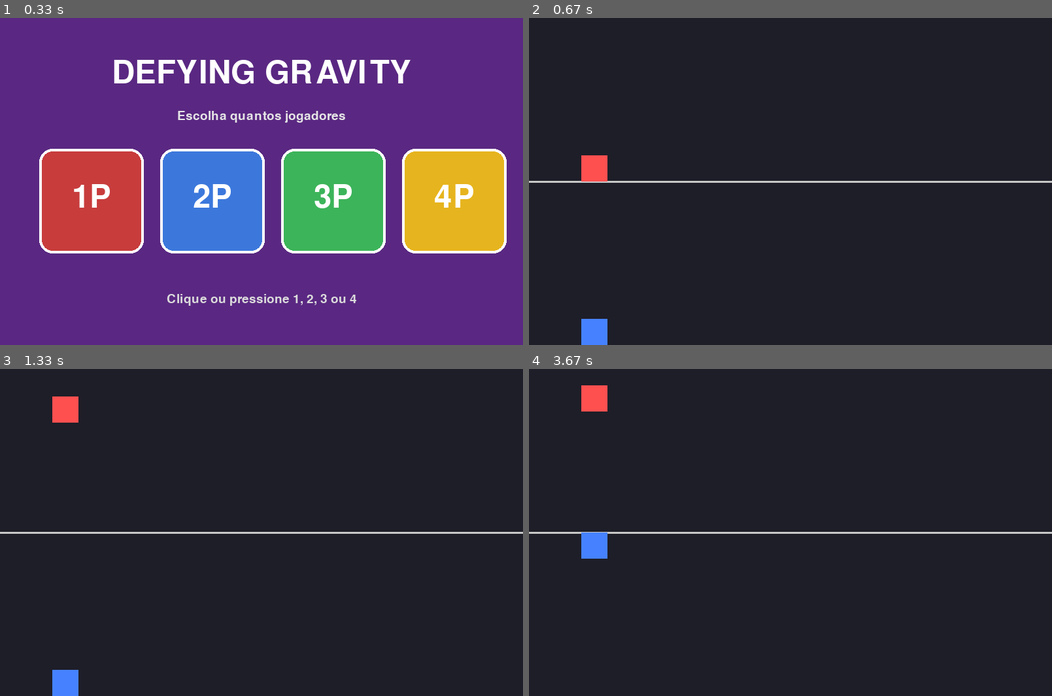
Above: before the commit, frames 1-4 (two rows, left to right).
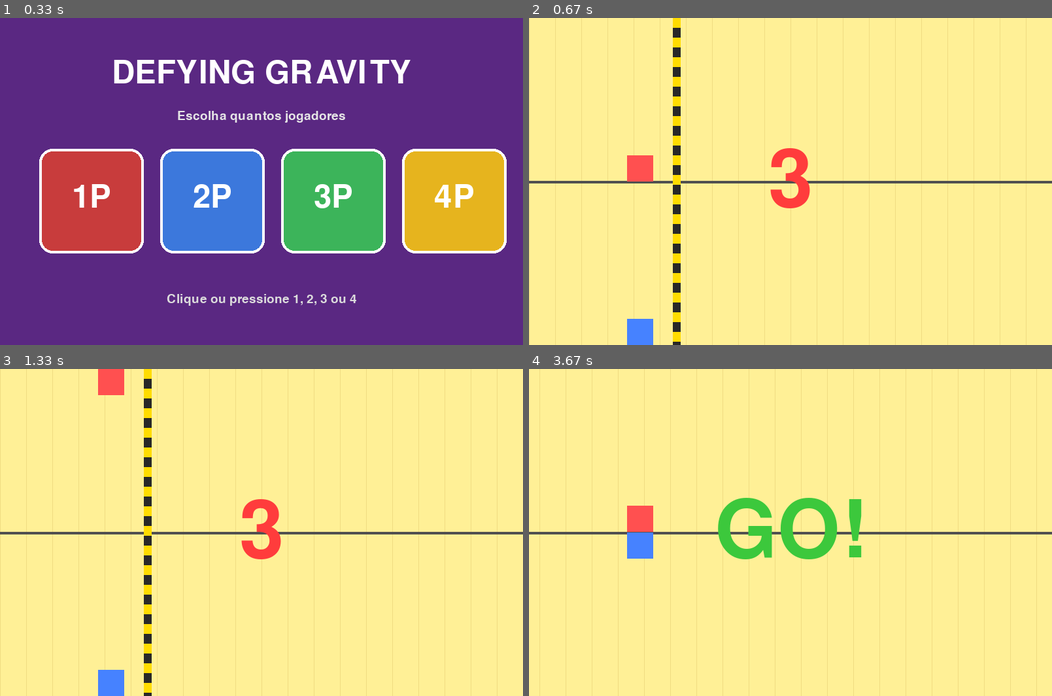
Above: after the commit, the same moments.

Repository: leomarsolla/pygameleomarcondes
Game: pygame game, started from jogo.py
Same seed, same stepped clock (60 frames per second), same inputs: the game is played once before the commit and once after it.
Inputs (mouse positions are in pixels of both pictures, inside the frame that each line leads up to):
- Up to frame 1 (0.33 s): no input
- Up to frame 2 (0.67 s): click (790, 181) at 0.38 s
- Up to frame 3 (1.33 s): tap Space at 0.67, 1.07 s
- Up to frame 4 (3.67 s): tap Space at 1.37, 1.9, 2.2, 2.97, 3.63 s; tap W at 1.98 s; click (717, 463) at 3.28 s

Frame 1 is identical in both runs. In frame 2, 99% of the frame differs, in the area x 0-100%, y 0-100%; in frame 3, 99%; in frame 4, 100%.

Commit message:
parede bloqueadora no comeco + aumento das velocidades + countdown + fundo ruim

Diff:
--- a/jogo.py
+++ b/jogo.py
@@ -24,6 +24,9 @@
 
 KEY_NAMES = ['SPACE', 'W', 'O', 'UP']
 
+SCROLL_SPEED = 8
+LANE_LINES_LENGTH = 1200
+
 class Player(pygame.sprite.Sprite):
     def __init__(self, player_id, color, flip_key, lane_top, lane_bottom):
         pygame.sprite.Sprite.__init__(self)
@@ -32,12 +35,13 @@
         self.flip_key = flip_key
         self.lane_top = lane_top
         self.lane_bottom = lane_bottom
+        self.locked_lane = True
 
         self.image = pygame.Surface((40, 40))
         self.image.fill(color)
         self.rect = self.image.get_rect()
 
-        self.rect.x = 80
+        self.rect.x = 150
         self.rect.bottom = lane_bottom
 
         self.vel_y = 0
@@ -52,17 +56,24 @@
             self.on_ground = False
 
     def update(self, other_players):
-        self.vel_y += 0.8 * self.gravity_dir
+        self.vel_y += 1.2 * self.gravity_dir
         self.rect.y += self.vel_y
 
         landed = False
 
-        if self.rect.bottom >= self.lane_bottom:
-            self.rect.bottom = self.lane_bottom
+        if self.locked_lane:
+            top_limit = self.lane_top
+            bottom_limit = self.lane_bottom
+        else:
+            top_limit = 0
+            bottom_limit = HEIGHT
+
+        if self.rect.bottom >= bottom_limit:
+            self.rect.bottom = bottom_limit
             self.vel_y = 0
             landed = True
-        if self.rect.top <= self.lane_top:
-            self.rect.top = self.lane_top
+        if self.rect.top <= top_limit:
+            self.rect.top = top_limit
             self.vel_y = 0
             landed = True
 
@@ -79,11 +90,14 @@
 
         self.on_ground = landed
 
+
 clock = pygame.time.Clock()
 FPS = 30
 font_big = pygame.font.SysFont(None, 72)
+font_huge = pygame.font.SysFont(None, 180)
 font_med = pygame.font.SysFont(None, 42)
 font_small = pygame.font.SysFont(None, 28)
+
 
 def menu_selecao():
     selecionando = True
@@ -149,6 +163,7 @@
 
     return num
 
+
 num_players = menu_selecao()
 
 all_sprites = pygame.sprite.Group()
@@ -162,6 +177,15 @@
     all_sprites.add(p)
     players.add(p)
 
+
+barrier_x = 220
+barrier_active = True
+countdown_start = pygame.time.get_ticks()
+COUNTDOWN_DURATION = 3000
+scrolling = False
+bg_offset = 0
+lane_lines_end = barrier_x + LANE_LINES_LENGTH
+
 game = True
 
 while game:
@@ -175,18 +199,51 @@
                 if event.key == player.flip_key:
                     player.flip_gravity()
 
+    elapsed = pygame.time.get_ticks() - countdown_start
+    if barrier_active and elapsed >= COUNTDOWN_DURATION:
+        barrier_active = False
+        scrolling = True
+
     for player in players:
         player.update(players)
-
-    window.fill((30, 30, 40))
-
-    for i in range(1, num_players):
-        y = i * lane_height
-        pygame.draw.line(window, (200, 200, 200), (0, y), (WIDTH, y), 3)
-
-    for sprite in all_sprites:
+        if barrier_active and player.rect.right > barrier_x:
+            player.rect.right = barrier_x
+
+    if scrolling:
+        bg_offset = (bg_offset + SCROLL_SPEED) % 40
+        lane_lines_end -= SCROLL_SPEED
+
+        for player in players:
+            if player.locked_lane and lane_lines_end <= player.rect.right:
+                player.locked_lane = False
+
+    window.fill((255, 240, 150))
+
+    for x in range(-40, WIDTH + 40, 40):
+        pygame.draw.line(window, (240, 220, 130), (x - bg_offset, 0), (x - bg_offset, HEIGHT), 1)
+
+    if lane_lines_end > 0:
+        for i in range(1, num_players):
+            y = i * lane_height
+            pygame.draw.line(window, (80, 80, 80), (0, y), (lane_lines_end, y), 4)
+
+    if barrier_active:
+        pygame.draw.rect(window, (40, 40, 40), (barrier_x, 0, 12, HEIGHT))
+        for stripe_y in range(0, HEIGHT, 30):
+            pygame.draw.rect(window, (255, 220, 0), (barrier_x, stripe_y, 12, 15))
+
+    for sprite in players:
         window.blit(sprite.image, sprite.rect)
 
+    if barrier_active:
+        secs_left = (COUNTDOWN_DURATION - elapsed) // 1000 + 1
+        if secs_left > 0:
+            num_text = font_huge.render(str(secs_left), True, (255, 60, 60))
+            window.blit(num_text, (WIDTH // 2 - num_text.get_width() // 2, HEIGHT // 2 - num_text.get_height() // 2))
+    elif elapsed < COUNTDOWN_DURATION + 800:
+        go_text = font_huge.render('GO!', True, (60, 200, 60))
+        window.blit(go_text, (WIDTH // 2 - go_text.get_width() // 2, HEIGHT // 2 - go_text.get_height() // 2))
+
     pygame.display.update()
 
 pygame.quit()
